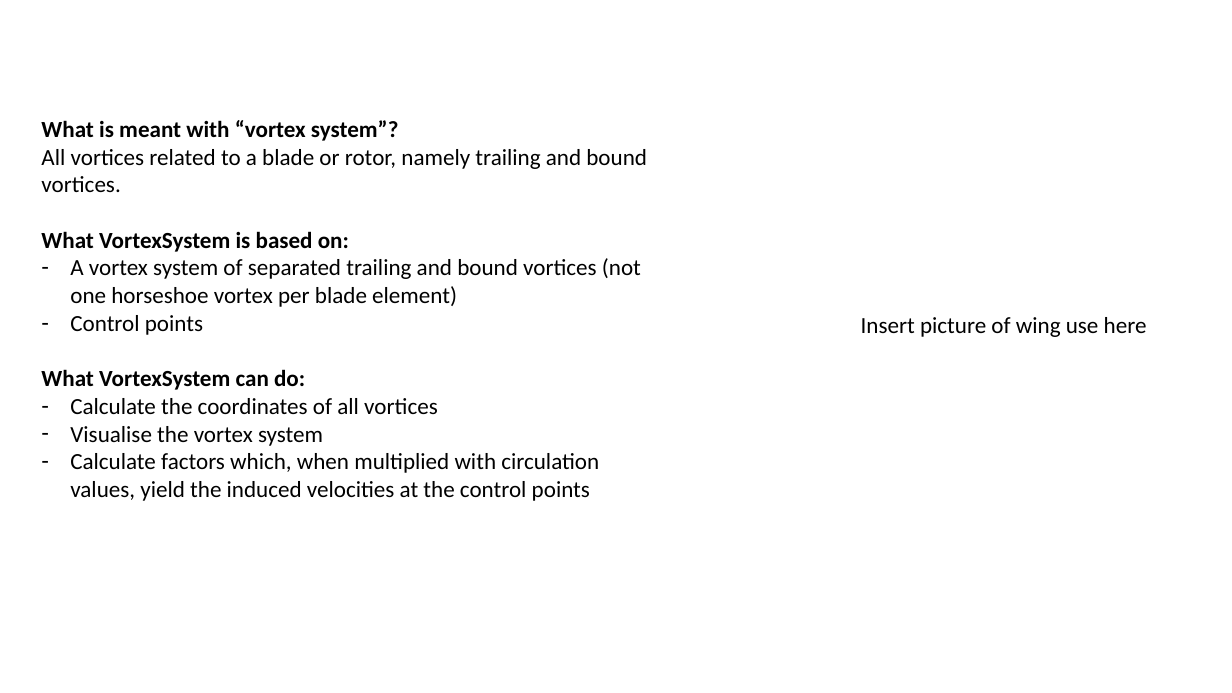
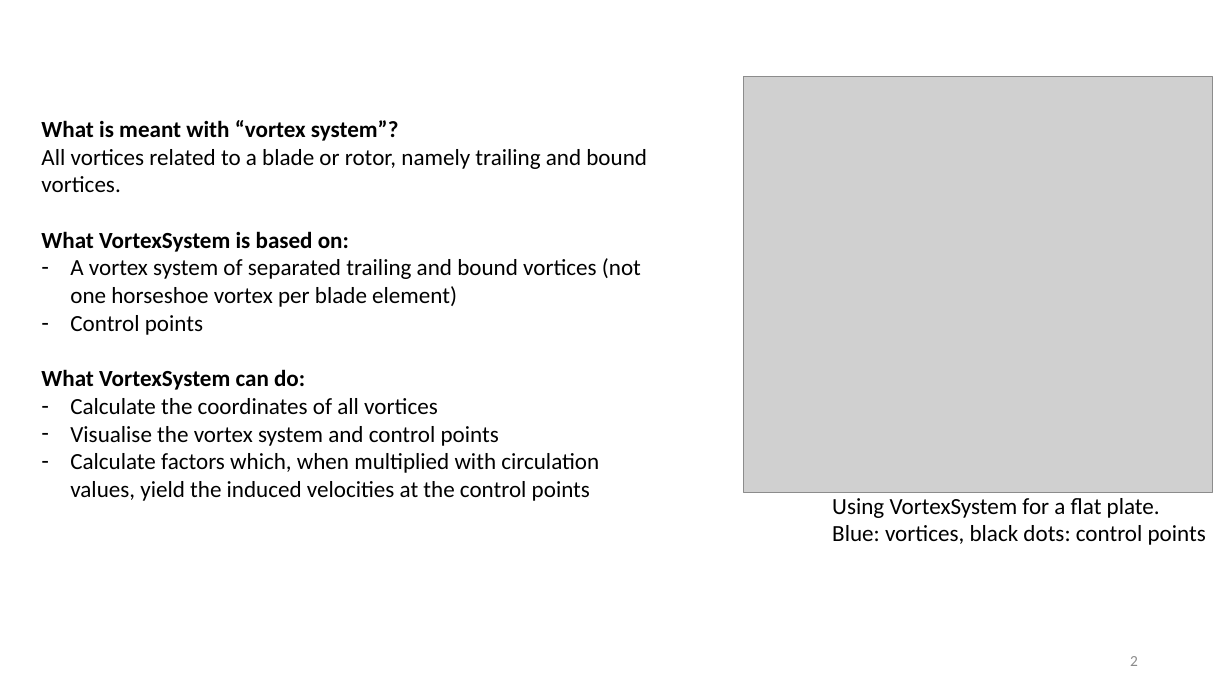
Before and after one commit to JonasMPN/LiftingLine, a slide deck: slide 2 of documentation/VortexSystem.pptx. Drawn at 1232x693 pixels with LibreOffice and Linux fonts; fonts in the diff are those of the drawing; grey boxes stand for pictures. Boxes give left, top, right and bottom in pixels: in the first picture for what was removed or moved away, otherwise in the second. Text is boxed around its words. In the diff, an @@ line names an element or a change of style, - is before the commit and + after.

```diff
--- a/documentation/VortexSystem.pptx
+++ b/documentation/VortexSystem.pptx
@@ picture added at (744,77,1214,492) @@
@@ text removed at (861,317,1147,337) @@
-Insert picture of wing use here
@@ text at (70,426,499,446): text changed @@
-– Visualise the vortex system
+– Visualise the vortex system and control points
@@ text added at (832,498,1206,545), 18 pt, text #000000 @@
+Using VortexSystem for a flat plate.
+Blue: vortices, black dots: control points
@@ page number added at (1130,656,1138,666), 12 pt, text #8C8C8C @@
+2
```
Also in this commit, not shown: 5 other slides changed, 4 slides added.
